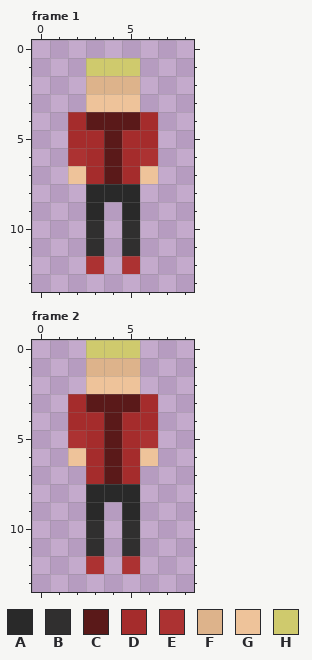
File history of a pixel-art file, Assets/PersonalAssets/NPC/Day4/Man2DayFourCorrectFrontIdle.aseprite. Above: the version before the commit.
9x14 pixels, 3 frames. Shown: frame 1, frame 2. The commit also changed other frames, which this record leaves out.
Palette (. is transparent): A #292929  B #302f2f  C #5a1919  D #a52c2c  E #ac3232  F #ddb38b  G #eec39a  H #cfca6d
Pixels before, frame 1, first column x 2:
 1 .HHH.
 2 .FFF.
 3 .GGG.
 4 DCCCD
 5 DDCDD
 6 EDCDE
 7 GDCDG
 8 .AAA.
 9 .A.A.
10 .B.B.
11 .B.B.
12 .E.E.
Pixels before, frame 2, first column x 2:
 0 .HHH.
 1 .FFF.
 2 .GGG.
 3 DCCCD
 4 DDCDD
 5 EDCDE
 6 GDCDG
 7 .DCD.
 8 .AAA.
 9 .A.A.
10 .B.B.
11 .B.B.
12 .E.E.
Once edited:
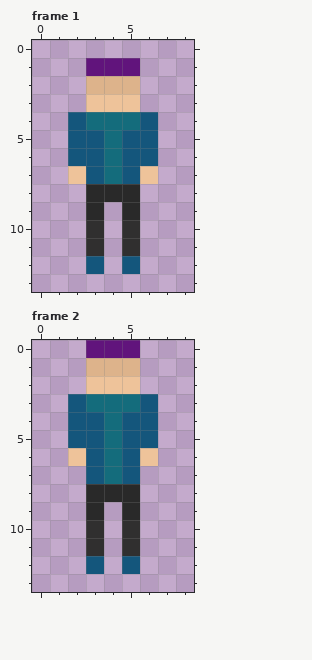
Edits made:
Colour C changes from #5a1919 to #146c7c.
Colour D changes from #a52c2c to #14567c.
Colour H changes from #cfca6d to #61147c.
Frame 1:
Colour E becomes colour D in row 6 at x 2 and 6; in row 12 at x 3 and 5.
Frame 2:
Colour E becomes colour D in row 5 at x 2 and 6; in row 12 at x 3 and 5.
